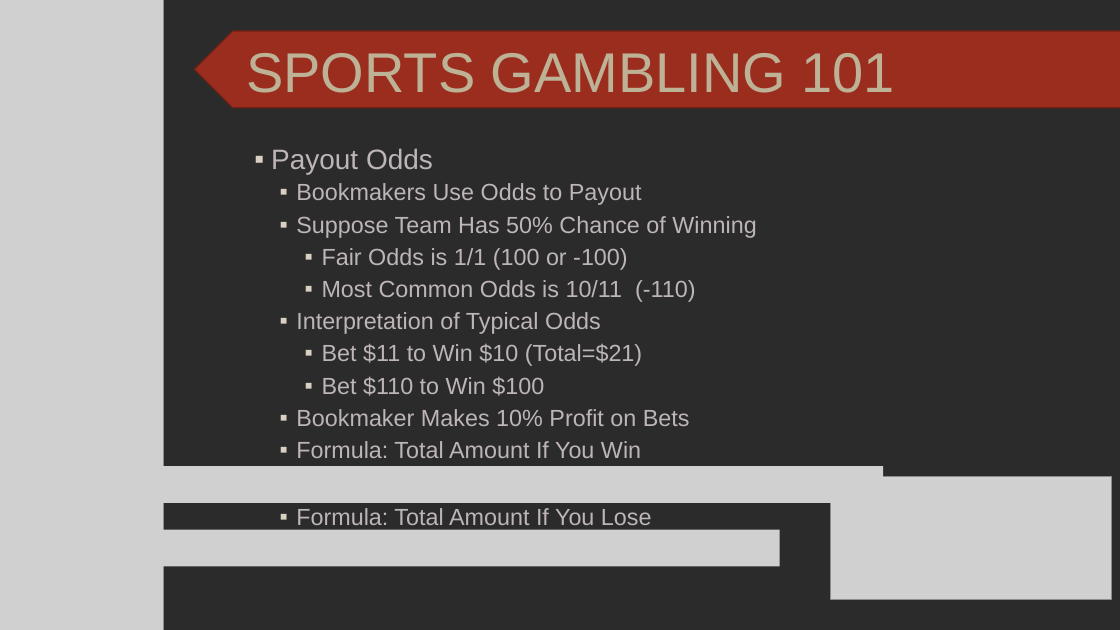
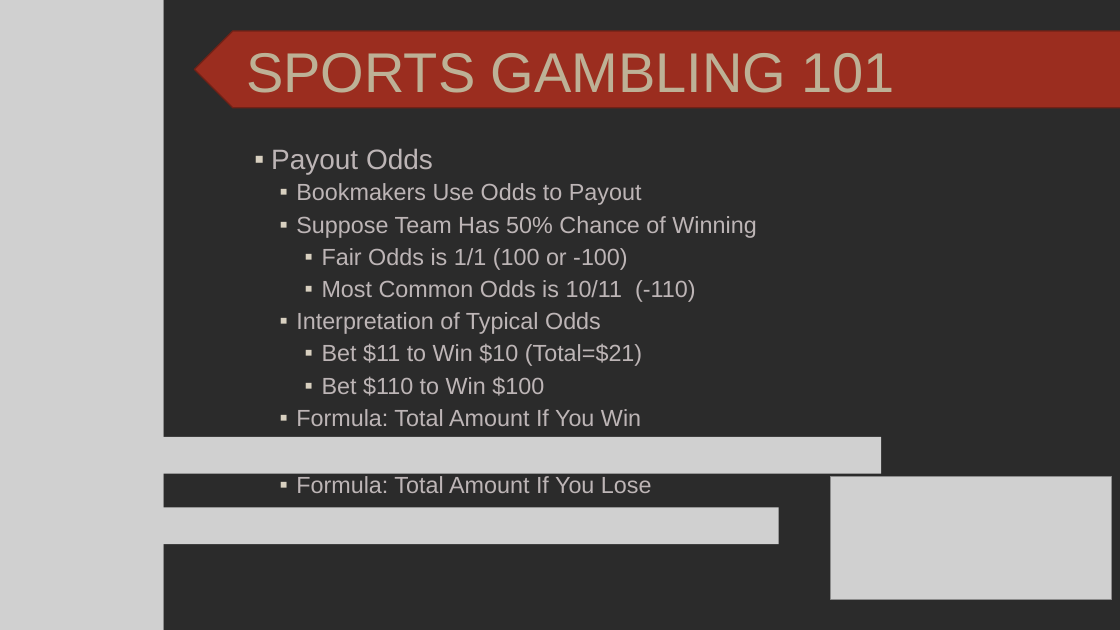
Before and after one commit to SuperMarioGiacomazzo/STOR538_WEBSITE, a slide deck: slide 6 of Slides/Gambling 1/Gambling_1_Lecture.pptx. Drawn at 1120x630 pixels with LibreOffice and Linux fonts; fonts in the diff are those of the drawing; grey boxes stand for pictures; background and template pictures are left out; a plain dark background stands for a picture behind light text. Boxes give left, top, right and bottom in pixels: in the first picture for what was removed or moved away, otherwise in the second. Text is boxed around its words. In the diff, an @@ line names an element or a change of style, - is before the commit and + after.

```diff
--- a/Slides/Gambling 1/Gambling_1_Lecture.pptx
+++ b/Slides/Gambling 1/Gambling_1_Lecture.pptx
@@ text at <box>296,409,690,426</box>: paragraph removed @@
-  ▪ Bookmaker Makes 10% Profit on Bets
@@ picture added at <box>122,437,882,474</box> @@
@@ picture removed at <box>124,466,884,503</box> @@
@@ picture: place and size @@
-picture at <box>20,530,781,567</box>
+picture at <box>18,507,779,544</box>
```
Also in this commit, not shown: 2 other slides changed, 6 other files.
